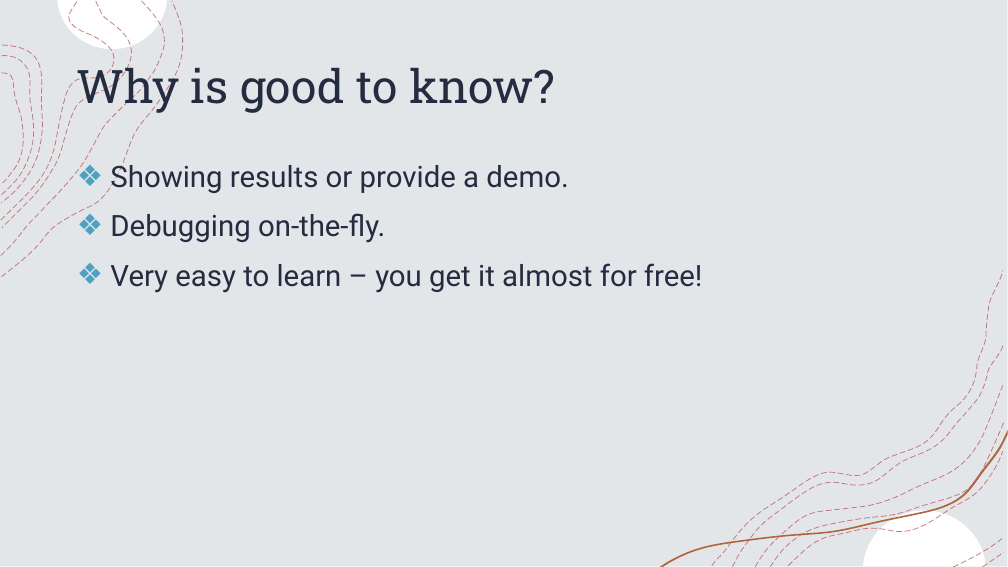
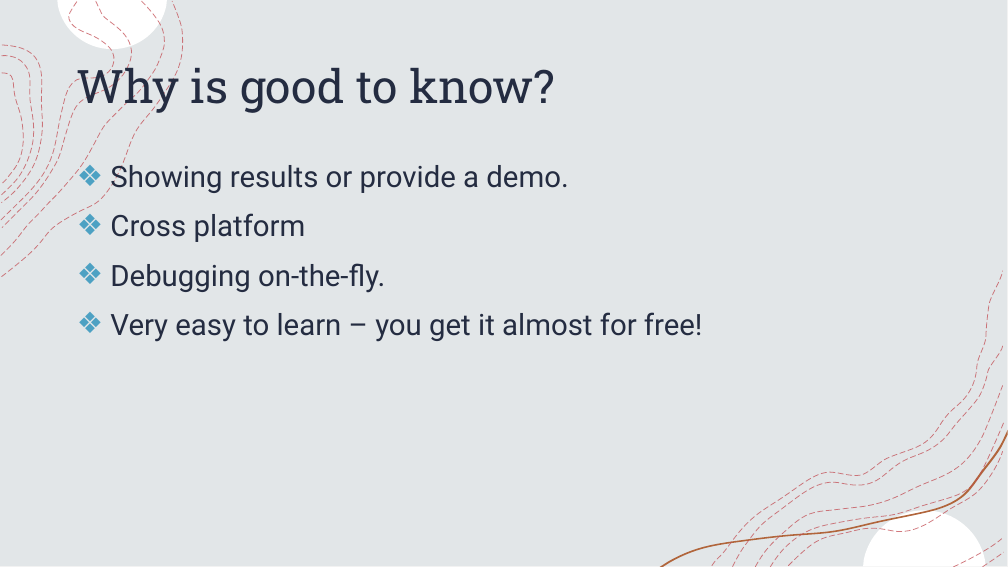
Before and after one commit to shaharjacob/learning-react, a slide deck: slide 3 of Presentation1.pptx. Drawn at 1008x567 pixels with LibreOffice and Linux fonts; fonts in the diff are those of the drawing. Boxes give left, top, right and bottom in pixels: in the first picture for what was removed or moved away, otherwise in the second. Text is boxed around its words. In the diff, an @@ line names an element or a change of style, - is before the commit and + after.

```diff
--- a/Presentation1.pptx
+++ b/Presentation1.pptx
@@ text at box(110, 213, 306, 242): paragraph added @@
+❖ Cross platform
```
Also in this commit, not shown: 2 other files.
